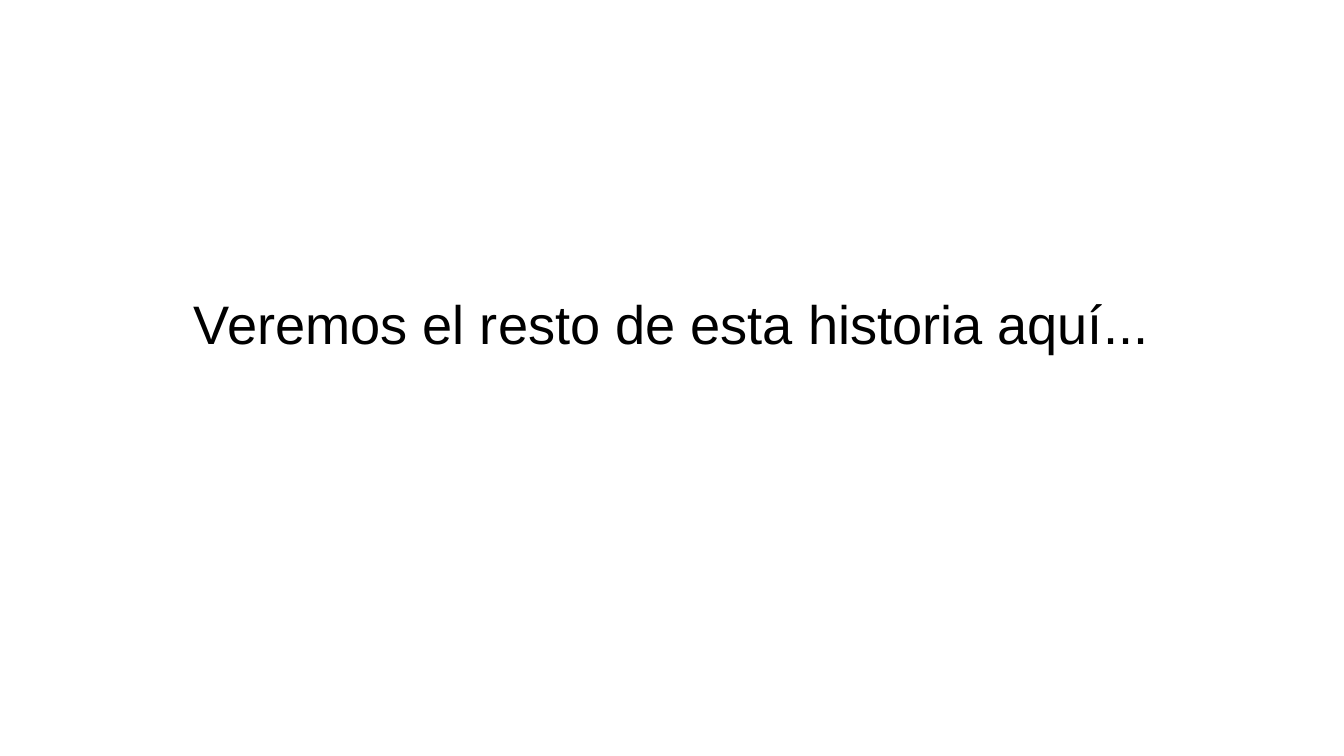
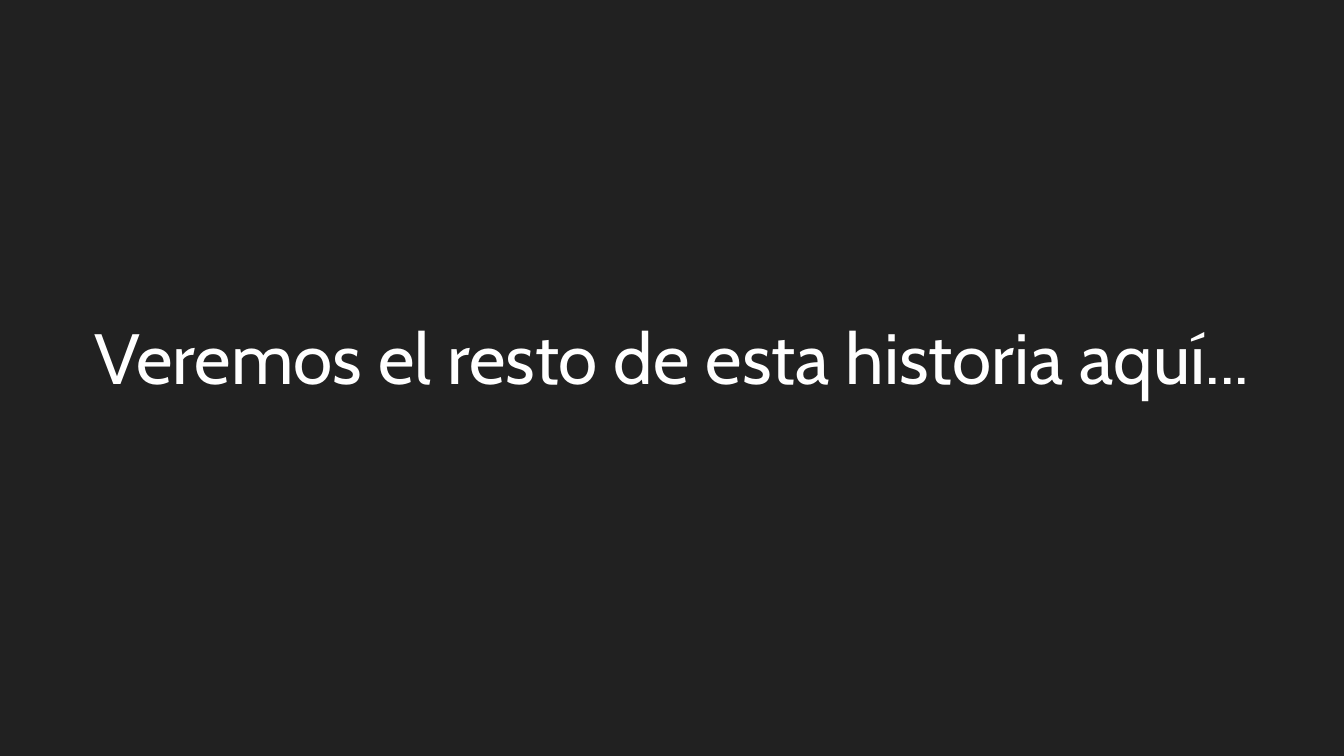
Before and after one commit to gerardommc/Ecologia-Teorica-II, a slide deck: slide 24 of Nicho/Caso-demografico.odp (slide 23 before the commit). Drawn at 1344x756 pixels with LibreOffice and Linux fonts; fonts in the diff are those of the drawing. Boxes give left, top, right and bottom in pixels: in the first picture for what was removed or moved away, otherwise in the second. Text is boxed around its words. In the diff, an @@ line names an element or a change of style, - is before the commit and + after.

```diff
--- a/Nicho/Caso-demografico.odp
+++ b/Nicho/Caso-demografico.odp
@@ background #FFFFFF to #212121 @@
@@ text "Veremos el resto de esta ...": place and size @@
-text "Veremos el resto de esta ..." at [194, 304, 1148, 353]
+text "Veremos el resto de esta ..." at [95, 330, 1250, 400]
@@ text "Veremos el resto de esta ..." at [95, 330, 1250, 400]: size 32 to 42 pt, font Arial to Cabin, text colour #000000 to #FFFFFF @@
```
Also in this commit, not shown: 20 other slides changed, 2 slides added, 1 slide removed, 4 other files.
